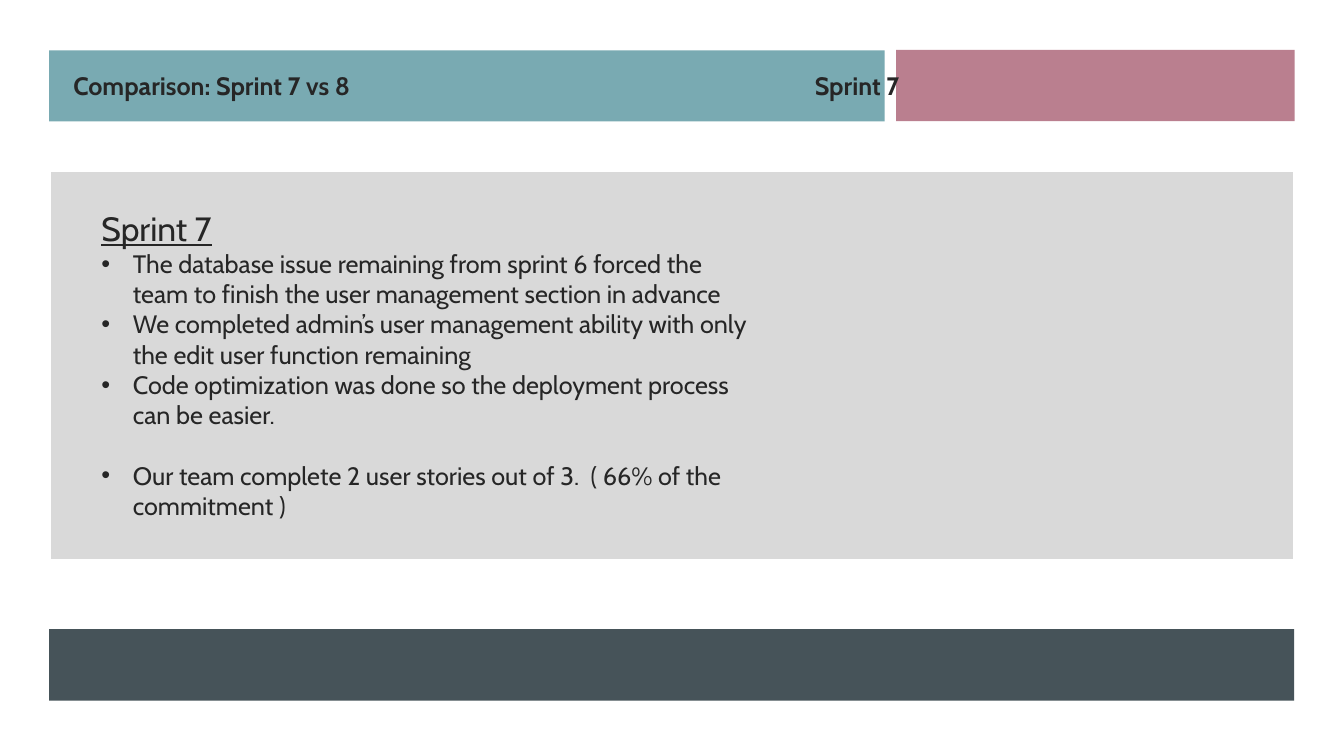
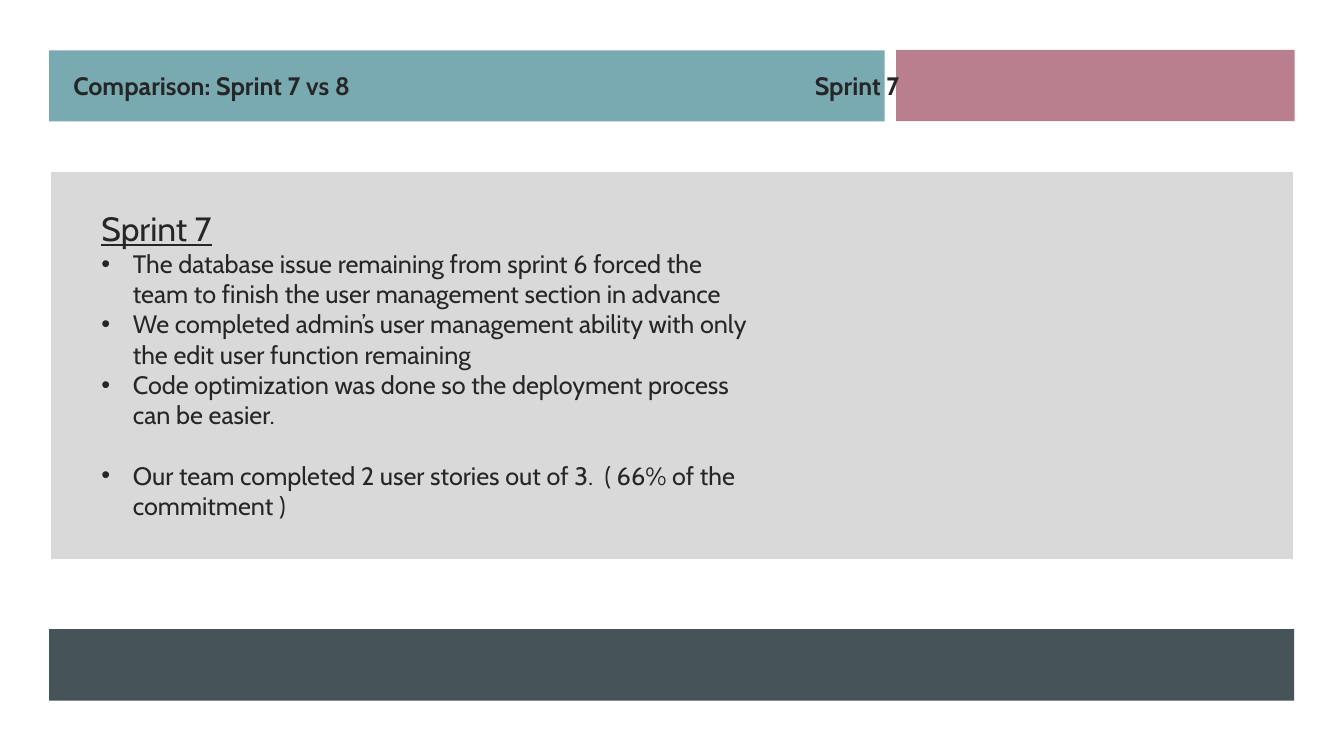
Before and after one commit to Xu12345-sophie/CS691TeamDice, a slide deck: slide 9 of Deliverable8/PCBuilder Web Application Sprint 8.pptx. Drawn at 1344x756 pixels with LibreOffice and Linux fonts; fonts in the diff are those of the drawing. Boxes give left, top, right and bottom in pixels: in the first picture for what was removed or moved away, otherwise in the second. Text is boxed around its words. In the diff, an @@ line names an element or a change of style, - is before the commit and + after.

```diff
--- a/Deliverable8/PCBuilder Web Application Sprint 8.pptx
+++ b/Deliverable8/PCBuilder Web Application Sprint 8.pptx
@@ text at (133,466,735,516): text changed @@
-• Our team complete 2 user stories out of 3. ( 66% of the commitment )
+• Our team completed 2 user stories out of 3. ( 66% of the commitment )
```
Also in this commit, not shown: 4 other slides changed.
